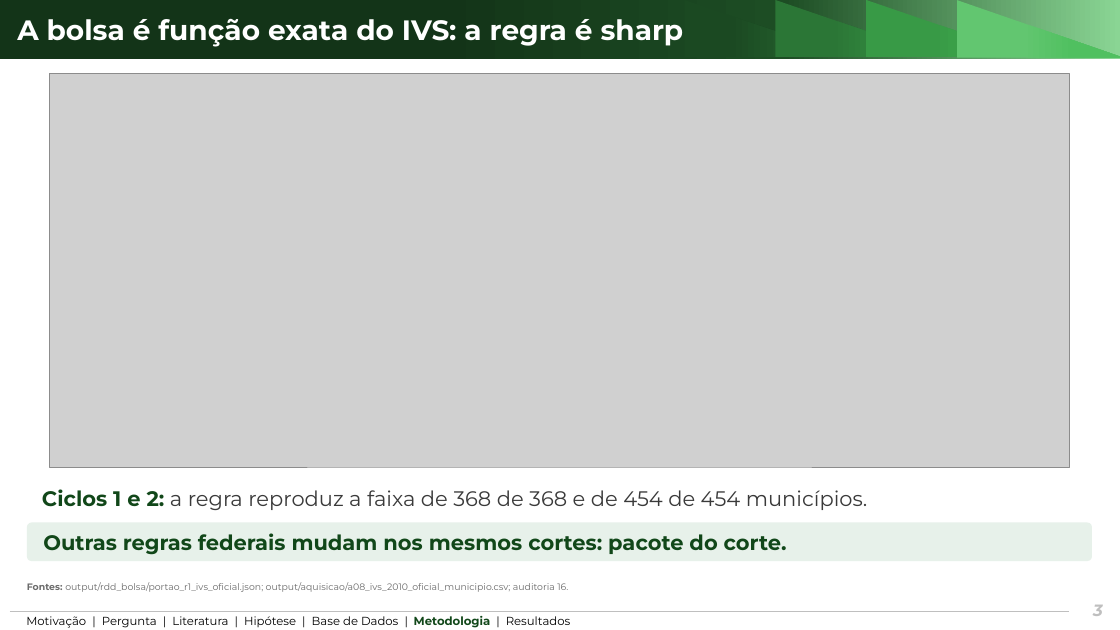
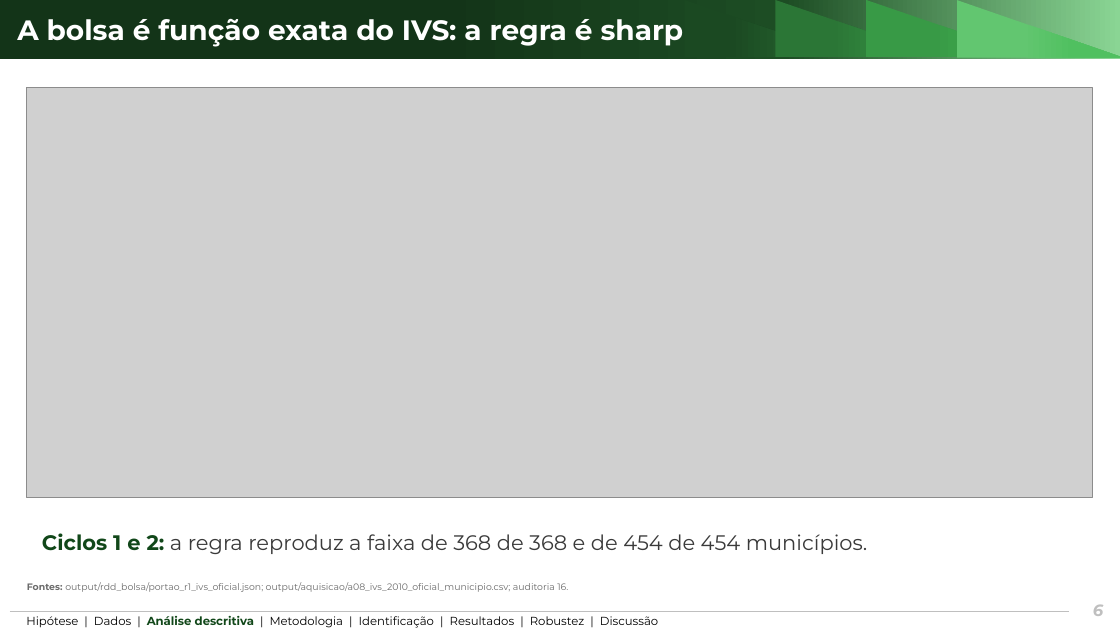
Before and after one commit to ka1victor/impact-eval-health-econ-pmme, a slide deck: slide 6 of output/apresentacao_banca2/deck_banca2_curto.pptx (slide 3 before the commit). Drawn at 1120x630 pixels with LibreOffice and Linux fonts; fonts in the diff are those of the drawing; grey boxes stand for pictures; background and template pictures are left out. Boxes give left, top, right and bottom in pixels: in the first picture for what was removed or moved away, otherwise in the second. Text is boxed around its words. In the diff, an @@ line names an element or a change of style, - is before the commit and + after.

```diff
--- a/output/apresentacao_banca2/deck_banca2_curto.pptx
+++ b/output/apresentacao_banca2/deck_banca2_curto.pptx
@@ picture: place and size @@
-picture at (50,74,1070,467)
+picture at (27,87,1092,498)
@@ text "Ciclos 1 e 2: a ...": place and size @@
-text "Ciclos 1 e 2: a ..." at (42,489,867,510)
+text "Ciclos 1 e 2: a ..." at (42,533,867,554)
@@ rounded rectangle removed at (27,523,1092,561) @@
-Outras regras federais mudam nos mesmos cortes: pacote do corte.
@@ text at (26,616,658,628): text changed @@
-Motivação | Pergunta | Literatura | Hipótese | Base de Dados | Metodologia | Resultados
+Hipótese | Dados | Análise descritiva | Metodologia | Identificação | Resultados | Robustez | Discussão
@@ page number at (1093,605,1103,616): text changed @@
-3
+6
```
Also in this commit, not shown: 8 other slides changed, 19 slides added, 4 slides removed, 50 other files.
